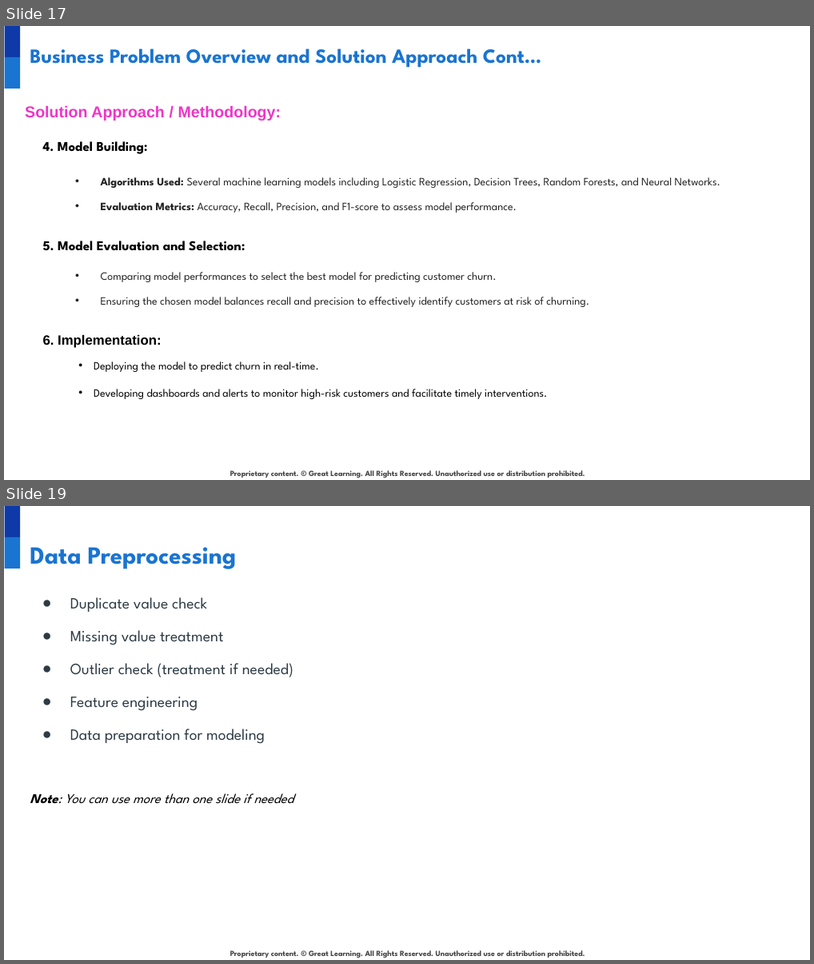
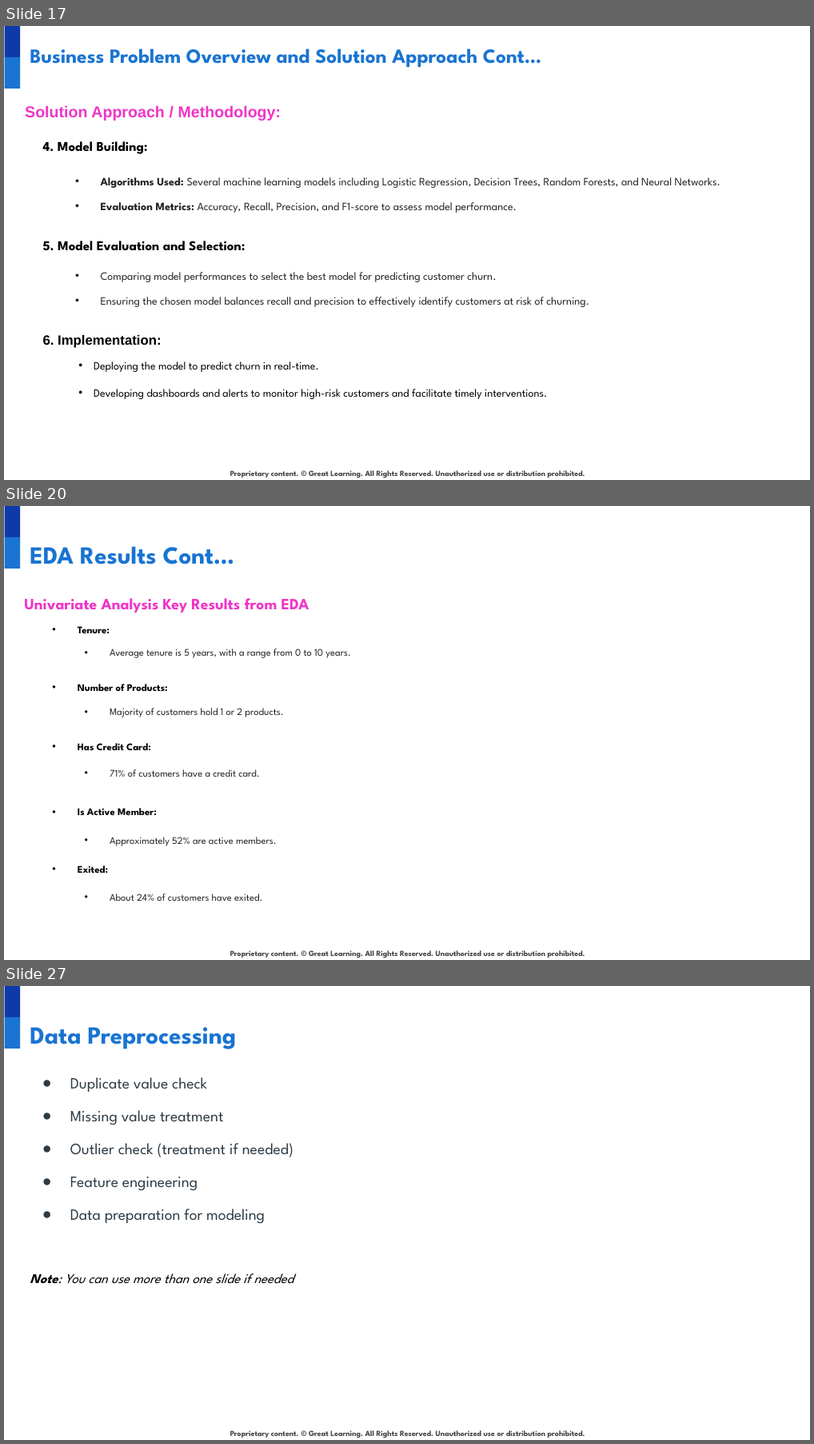
Before and after one commit to developer20sujeet/Python_For_AIML_DataScience, a slide deck: GreatLearningProject/NLP/1.Bank Churn Prediction/INN_Project_PresentationTemplate.pptx. Shown one above the other, each under a label of ours: slides 17 and 19 before the commit, slides 17, 20 and 27 after it; the slides between them are not shown. The pictures are 814x964 and 814x1444 pixels, drawn with LibreOffice and Linux fonts; fonts in the diff are those of the drawing; background and template pictures are left out. Boxes give left, top, right and bottom in pixels: in the first picture for what was removed or moved away, otherwise in the second. Text is boxed around its words. In the diff, an @@ line names an element or a change of style, - is before the commit and + after.

```diff
--- a/GreatLearningProject/NLP/1.Bank Churn Prediction/INN_Project_PresentationTemplate.pptx
+++ b/GreatLearningProject/NLP/1.Bank Churn Prediction/INN_Project_PresentationTemplate.pptx
@@ slide 20 added at (x1=4, y1=506, x2=810, y2=960), background #FFFFFF; not listed: 3 template elements that a slide beside it also shows @@
@@ title added at (x1=30, y1=546, x2=234, y2=564), 22 pt, text #1974D2, bold @@
+EDA Results Cont…
@@ text added at (x1=24, y1=598, x2=310, y2=612), 14 pt, text #EF35C7, bold @@
+Univariate Analysis Key Results from EDA
@@ text added at (x1=78, y1=626, x2=110, y2=633), 9 pt, text #000000, bold @@
+• Tenure:
@@ text added at (x1=110, y1=648, x2=351, y2=658), 9 pt, text #222222 @@
+• Average tenure is 5 years, with a range from 0 to 10 years.
@@ text added at (x1=78, y1=684, x2=168, y2=691), 9 pt, text #000000, bold @@
+• Number of Products:
@@ text added at (x1=110, y1=708, x2=283, y2=717), 9 pt, text #222222 @@
+• Majority of customers hold 1 or 2 products.
@@ text added at (x1=78, y1=743, x2=151, y2=750), 9 pt, text #000000, bold @@
+• Has Credit Card:
@@ text added at (x1=110, y1=769, x2=260, y2=776), 9 pt, text #222222 @@
+• 71% of customers have a credit card.
@@ text added at (x1=78, y1=808, x2=157, y2=815), 9 pt, text #000000, bold @@
+• Is Active Member:
@@ text added at (x1=110, y1=836, x2=277, y2=846), 9 pt, text #222222 @@
+• Approximately 52% are active members.
@@ text added at (x1=78, y1=865, x2=108, y2=872), 9 pt, text #000000, bold @@
+• Exited:
@@ text added at (x1=110, y1=893, x2=262, y2=900), 9 pt, text #222222 @@
+• About 24% of customers have exited.
@@ what was slide 19 is now slide 27 @@
```
Also in this commit, not shown: 2 slides changed, 10 other slides added, 2 other files.
